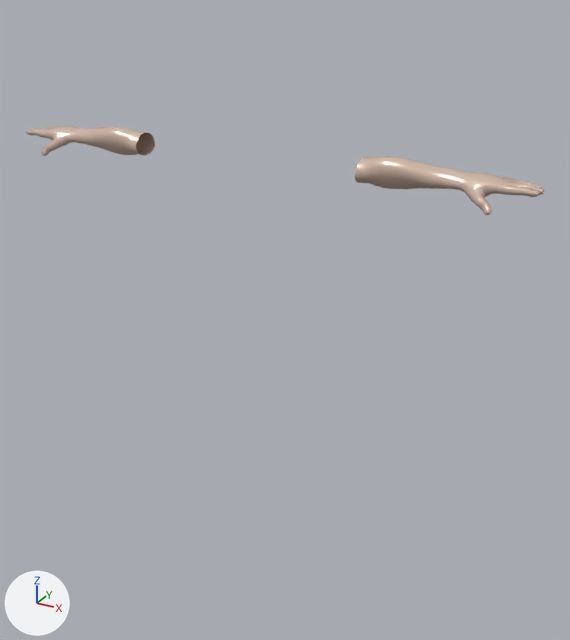
The glTF model public/avatar/models/outfits/base/sm_female_base_arms.glb: old version first, new version second.
One viewpoint serves both versions: a 50 mm lens placed at (1.248, -1.966, 2.03), pointed at (0.111, 0.103, 0.995). Arrows for +X, +Y and +Z are at lower left; the lights stay in place. The picture after the commit comes second. Where no turn or scale is listed for an object, it has been applied to the vertices.

Names of what the first picture shows: 'SM_Female_Base_Arms'.
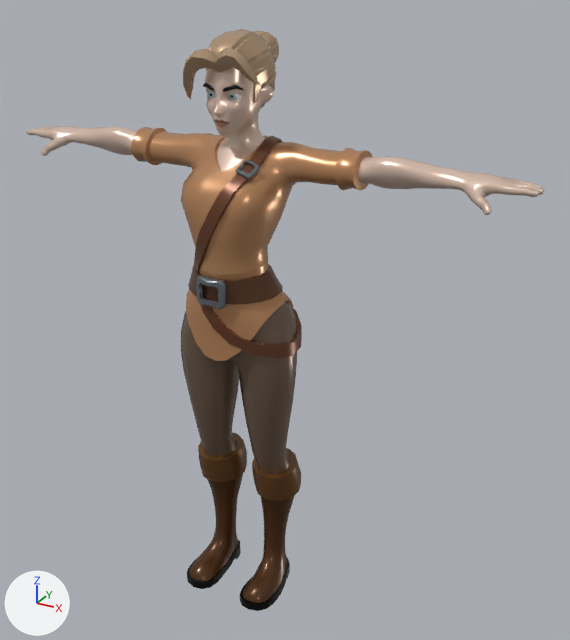
Boxes [x1, y1, x2, y2] around the edits, measured in the pictures (570 x 640 px):
'SM_Female_Base_Body', now drawn (brown)
    after: [131, 127, 373, 309]
'SM_Female_Base_Legs', now drawn (brown)
    after: [181, 290, 302, 474]
'SM_Female_Base_Boots', now drawn (brown)
    after: [187, 432, 301, 611]
'SM_Female_Body_Face_01', now drawn (brown)
    after: [203, 68, 274, 172]
    faces in mat_m_skin: [205, 68, 274, 172]
'SM_Female_Hair_01', now drawn (brown)
    after: [183, 29, 279, 108]

What changed in the scene script:
```text
Add img_t_fantasycharacters_male_01_png:
    img_t_fantasycharacters_male_01_png = load_image('T_FantasyCharacters_Male_01.png', '_unpacked/T_FantasyCharacters_Male_01.png', 512, 512, 'sRGB')
Add mat_m_hair:
    mat_m_hair = bpy.data.materials.new('M_hair')
    # nodes: BsdfPrincipled, Mix, OutputMaterial, VertexColor
    # colours: beige #b89b7c, mixed with the vertex colours
Add mat_m_texture:
    mat_m_texture = bpy.data.materials.new('M_texture')
    # uses the picture img_t_fantasycharacters_male_01_png
Add mat_m_eye:
    mat_m_eye = bpy.data.materials.new('M_eye')
    # nodes: BsdfPrincipled, Mix, OutputMaterial, VertexColor
    # colours: cyan #b4d5dd, mixed with the vertex colours
Add me_sm_female_hair_01:
    me_sm_female_hair_01.from_pydata(...)  # 523 vertices, 996 faces; spans x -0.00119..0.00107, y -0.00117..0.00202, z 0.01657..0.01886
    me_sm_female_hair_01.materials.append(mat_m_hair)
Add me_sm_female_body_face_01:
    me_sm_female_body_face_01.from_pydata(...)  # 1054 vertices, 2006 faces; spans x -0.00106..0.00106, y -0.00101..0.00134, z 0.01479..0.01857
    # faces by material slot: [1302, 352, 288, 64]
    me_sm_female_body_face_01.materials.append(mat_m_skin)
    me_sm_female_body_face_01.materials.append(mat_m_texture)
    me_sm_female_body_face_01.materials.append(mat_m_hair)
    me_sm_female_body_face_01.materials.append(mat_m_eye)
Add me_sm_female_base_legs:
    me_sm_female_base_legs.from_pydata(...)  # 602 vertices, 1156 faces; spans x -0.00206..0.00212, y -0.00148..0.00142, z 0.00453..0.0117
    me_sm_female_base_legs.materials.append(mat_m_texture)
Add me_sm_female_base_boots:
    me_sm_female_base_boots.from_pydata(...)  # 452 vertices, 896 faces; spans x -0.00198..0.00198, y -0.00171..0.00131, z 0.0..0.00502
    me_sm_female_base_boots.materials.append(mat_m_texture)
Add me_sm_female_base_body:
    me_sm_female_base_body.from_pydata(...)  # 1121 vertices, 2160 faces; spans x -0.00394..0.00394, y -0.00171..0.00154, z 0.01114..0.01591
    me_sm_female_base_body.materials.append(mat_m_texture)
Change ob_sm_female_base_body:
    ob_sm_female_base_body: bpy.data.objects.new('SM_Female_Base_Body', None) -> bpy.data.objects.new('SM_Female_Base_Body', me_sm_female_base_body)
Change ob_sm_female_base_boots:
    ob_sm_female_base_boots: bpy.data.objects.new('SM_Female_Base_Boots', None) -> bpy.data.objects.new('SM_Female_Base_Boots', me_sm_female_base_boots)
Change ob_sm_female_base_legs:
    ob_sm_female_base_legs: bpy.data.objects.new('SM_Female_Base_Legs', None) -> bpy.data.objects.new('SM_Female_Base_Legs', me_sm_female_base_legs)
Change ob_sm_female_body_face_01:
    ob_sm_female_body_face_01: bpy.data.objects.new('SM_Female_Body_Face_01', None) -> bpy.data.objects.new('SM_Female_Body_Face_01', me_sm_female_body_face_01)
Change ob_sm_female_hair_01:
    ob_sm_female_hair_01: bpy.data.objects.new('SM_Female_Hair_01', None) -> bpy.data.objects.new('SM_Female_Hair_01', me_sm_female_hair_01)
```
